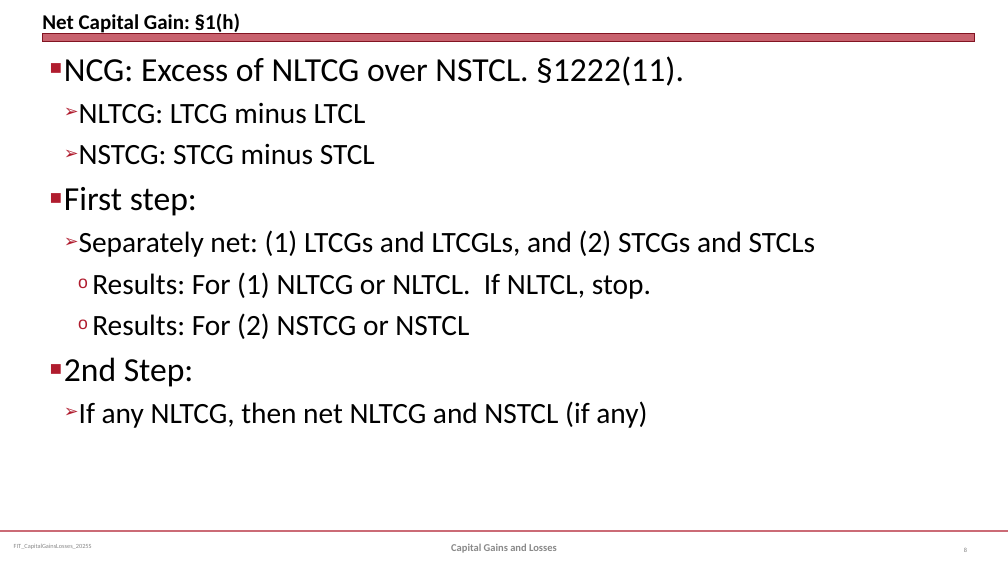
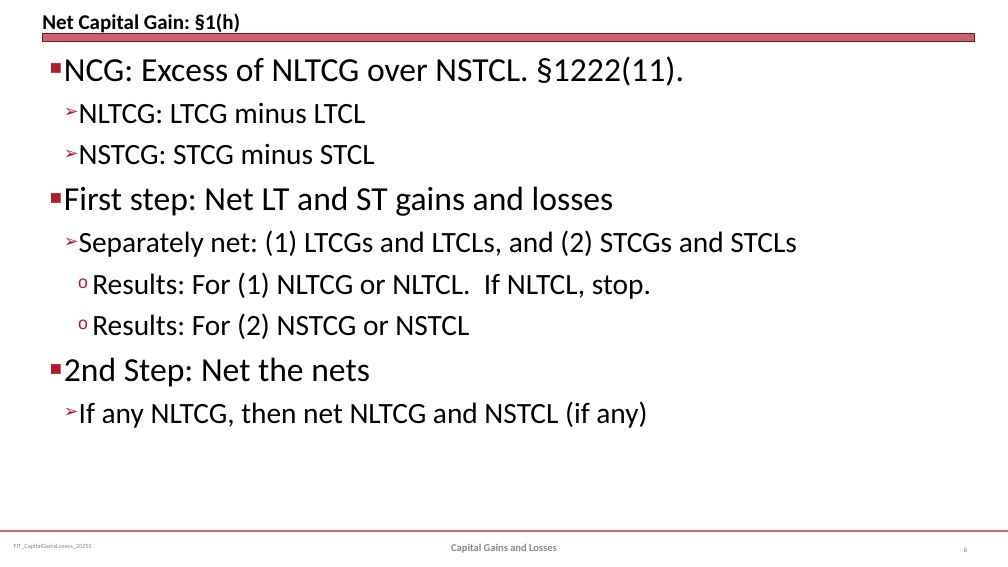
Before and after one commit to jmc877/Fed-Income-Tax, a slide deck: slide 8 of slides/FIT_CapitalGainsLosses_2025S.pptx. Drawn at 1008x567 pixels with LibreOffice and Linux fonts; fonts in the diff are those of the drawing. Boxes give left, top, right and bottom in pixels: in the first picture for what was removed or moved away, otherwise in the second. Text is boxed around its words. In the diff, an @@ line names an element or a change of style, - is before the commit and + after.

```diff
--- a/slides/FIT_CapitalGainsLosses_2025S.pptx
+++ b/slides/FIT_CapitalGainsLosses_2025S.pptx
@@ text at [64, 186, 797, 257]: text changed @@
-■ First step:
-  ➢ Separately net: (1) LTCGs and LTCGLs, and (2) STCGs and STCLs
+■ First step: Net LT and ST gains and losses
+  ➢ Separately net: (1) LTCGs and LTCLs, and (2) STCGs and STCLs
@@ text at [64, 357, 370, 387]: text changed @@
-■ 2nd Step:
+■ 2nd Step: Net the nets
```
Also in this commit, not shown: 1 other slide changed, 4 slides added, 20 other files.
